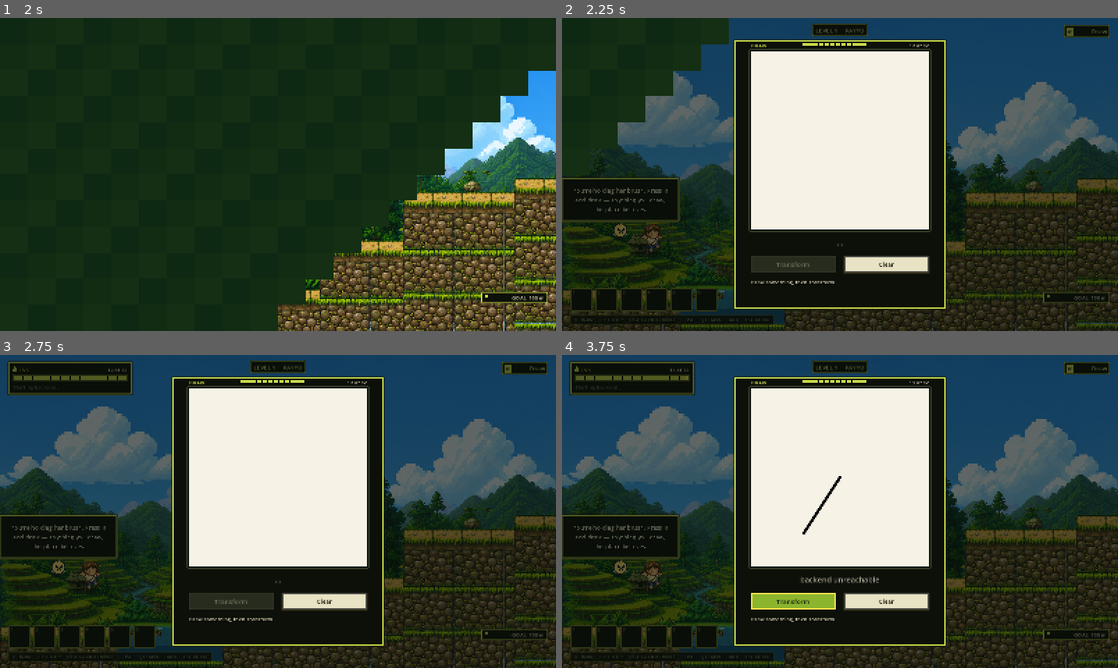
Above: before the commit, frames 1-4 (two rows, left to right).
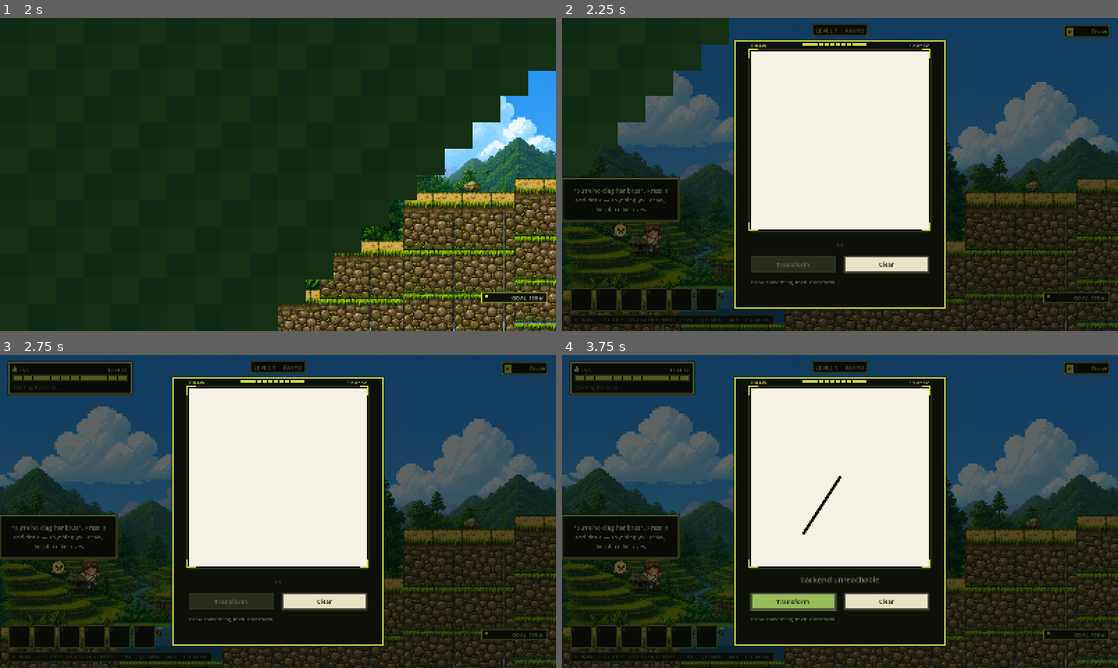
Above: after the commit, the same moments.

Repository: hyuuuan/OBRA
Game: Godot game, scene res://ui/main_menu.tscn
The game is run twice, just before and just after one commit, with the same random seed, the same clock (stepped at 60 frames per second) and the same inputs.
Inputs (mouse positions are in pixels of both pictures, inside the frame that each line leads up to):
- Up to frame 1 (2 s): click "PLAY" at 0.5 s; click "LEVEL 1" at 1.25 s
- Up to frame 2 (2.25 s): tap R (redraw) at 2 s; move the mouse to (962, 158) at 2.02 s; hold D (move_right) from 2.03 s (still down); hold E (interact) from 2.03 s (still down); click (962, 158) at 2.17 s
- Up to frame 3 (2.75 s): keep holding D (move_right); keep holding E (interact); tap Space (jump) at 2.27, 2.57 s
- Up to frame 4 (3.75 s): release D (move_right) at 2.75 s; release E (interact) at 2.75 s; click "Clear" at 2.75 s; tap R (redraw) at 3.5 s; drag from (840, 477) to (734, 642) at 3.52 s

Frame 1 is identical in both runs. In frame 2, 0.1% of the frame differs, in the area x 33-67%, y 9-86%; in frame 3, 0.1%; in frame 4, 1.1%.

Commit message:
Frame the page the player draws on, and stop the panel building its own buttons
The drawing panel had two StyleBoxes of its own -- a page edge and a green primary
button -- built inline with values typed in by hand. The button was the same green
as the pause menu's RESUME by coincidence rather than by construction, and the page
edge was a third dark ring that happened to be close to the trough every other
inset in the game uses. Both are now the shared ones, so neither can drift.

The page also gets the corner brackets from the HUD sheet. Not a full second ring,
which would be a third frame inside two others: four corners are enough to say
"this square is the thing you are working in", and they leave the middle of the
page -- which is the drawing -- alone.

The running guess stops being tinted with modulate and takes a font colour instead.
Modulate multiplies whatever the label already is, so the same three tints read
differently the moment the label's own colour changes, which it just did. Sure is
pale lime, unsure is the warm ink colour, and no guess yet is muted.

Diff:
--- a/game/scripts/draw_panel.gd
+++ b/game/scripts/draw_panel.gd
@@ -203,7 +203,9 @@
 	# Colour carries the same judgement the Transform gate will apply, so the player can
 	# tell "it knows what this is" from "it is guessing" without reading the number.
 	var sure: bool = confidence >= 0.6 and margin >= 0.15
-	guess_label.modulate = Color(0.55, 0.95, 0.6) if sure else Color(0.95, 0.85, 0.45)
+	guess_label.modulate = Color.WHITE
+	guess_label.add_theme_color_override(&"font_color",
+		UISkin.LIME_PALE if sure else UISkin.PENDING)
 	transform_button.text = "Transform into %s" % display_name if sure else "Transform"
 
 
@@ -219,7 +221,7 @@
 	# player has simply not drawn enough of anything yet.
 	if not message.is_empty():
 		guess_label.text = message
-		guess_label.modulate = Color(0.7, 0.7, 0.72)
+		guess_label.add_theme_color_override(&"font_color", UISkin.MUTED)
 
 
 ## Dress the panel in the game's own language.
@@ -229,7 +231,7 @@
 ## the game. Everything below is appearance -- no node is added or removed that the panel's
 ## behaviour depends on.
 func _style_panel() -> void:
-	scrim.color = Color(0.03, 0.05, 0.03, 0.62)
+	scrim.color = Color(UISkin.INK.r, UISkin.INK.g, UISkin.INK.b, 0.62)
 	# The ColorRect stops painting its own slab; a Panel behind everything carries the
 	# frame instead, because a ColorRect cannot hold a stylebox.
 	panel_root.set("color", Color(0.0, 0.0, 0.0, 0.0))
@@ -244,12 +246,21 @@
 	# The page, set into the frame rather than lying on it.
 	var page := Panel.new()
 	page.name = "PageEdge"
-	page.add_theme_stylebox_override(&"panel", _page_edge())
+	page.add_theme_stylebox_override(&"panel", UISkin.well())
 	page.mouse_filter = Control.MOUSE_FILTER_IGNORE
 	page.position = Vector2(42.0, 26.0)
 	page.size = Vector2(524.0, 524.0)
 	panel_root.add_child(page)
 	panel_root.move_child(page, 1)
+
+	# Brackets at the four corners, drawn OVER the page rather than around it. A full
+	# second ring would be a third frame inside two others; four corners say "this square
+	# is the thing you are working in" and then get out of the way of the drawing.
+	var brackets := PageBrackets.new()
+	brackets.name = "PageBrackets"
+	brackets.position = page.position
+	brackets.size = page.size
+	panel_root.add_child(brackets)
 	var paper := canvas_viewport.get_node_or_null("Paper") as ColorRect
 	if paper != null:
 		# Paper, not printer white. The ink is black and the drawing is the point, so this
@@ -259,16 +270,14 @@
 	_build_header()
 
 	guess_label.add_theme_font_size_override(&"font_size", 22)
-	status.add_theme_font_size_override(&"font_size", 15)
-	status.add_theme_color_override(&"font_color", HudPanel.CREAM)
+	status.add_theme_font_size_override(&"font_size", UISkin.FONT_CAPTION)
+	status.add_theme_color_override(&"font_color", UISkin.MUTED)
 
 	# Hierarchy: one of these is the thing you came here to do and the other undoes your
-	# work. They were identical twins.
-	for state in [&"normal", &"hover", &"pressed", &"focus"]:
-		transform_button.add_theme_stylebox_override(state, _primary_button(state == &"hover"))
-	transform_button.add_theme_color_override(&"font_color", Color(0.08, 0.13, 0.055))
-	transform_button.add_theme_color_override(&"font_hover_color", Color(0.04, 0.08, 0.035))
-	transform_button.add_theme_color_override(&"font_disabled_color", Color(0.4, 0.45, 0.35))
+	# work. They were identical twins. It is a family now rather than a stylebox built
+	# here, so the green button in this panel and the green button on the pause menu
+	# cannot drift apart.
+	transform_button.theme_type_variation = &"PrimaryButton"
 	transform_button.add_theme_font_size_override(&"font_size", 19)
 	clear_button.add_theme_font_size_override(&"font_size", 17)
 
@@ -278,8 +287,7 @@
 	var caption := Label.new()
 	caption.name = "Caption"
 	caption.text = "DRAW"
-	caption.add_theme_font_size_override(&"font_size", 15)
-	caption.add_theme_color_override(&"font_color", HudPanel.LIME)
+	caption.theme_type_variation = &"HudCaption"
 	caption.position = Vector2(48.0, 4.0)
 	caption.mouse_filter = Control.MOUSE_FILTER_IGNORE
 	panel_root.add_child(caption)
@@ -288,8 +296,7 @@
 	_ink_value.name = "InkValue"
 	_ink_value.text = ""
 	_ink_value.horizontal_alignment = HORIZONTAL_ALIGNMENT_RIGHT
-	_ink_value.add_theme_font_size_override(&"font_size", 15)
-	_ink_value.add_theme_color_override(&"font_color", HudPanel.CREAM)
+	_ink_value.theme_type_variation = &"HudValue"
 	_ink_value.position = Vector2(392.0, 4.0)
 	_ink_value.size = Vector2(168.0, 20.0)
 	_ink_value.mouse_filter = Control.MOUSE_FILTER_IGNORE
@@ -315,24 +322,6 @@
 		floori(maxf(0.0, ink_manager.remaining())), roundi(ink_manager.capacity)]
 
 
-func _page_edge() -> StyleBoxFlat:
-	var box := StyleBoxFlat.new()
-	box.bg_color = Color(0.06, 0.08, 0.06, 1.0)
-	box.border_color = Color(0.35, 0.4, 0.26, 1.0)
-	box.set_border_width_all(2)
-	box.set_corner_radius_all(2)
-	return box
-
-
-func _primary_button(bright: bool) -> StyleBoxFlat:
-	var box := StyleBoxFlat.new()
-	box.bg_color = Color(0.72, 0.82, 0.23, 1.0) if bright else Color(0.55, 0.71, 0.18, 1.0)
-	box.border_color = Color(0.98, 0.9, 0.31, 1.0)
-	box.set_border_width_all(3)
-	box.set_corner_radius_all(2)
-	return box
-
-
 func _clear_guess() -> void:
 	_forget_guess()
 	_guessed_revision = -1
@@ -345,7 +334,7 @@
 	_guess_confidence = 0.0
 	_guess_margin = 0.0
 	guess_label.text = "…"
-	guess_label.modulate = Color(0.62, 0.64, 0.68)
+	guess_label.add_theme_color_override(&"font_color", UISkin.MUTED)
 	transform_button.text = "Transform"
 
 
@@ -508,3 +497,29 @@
 	_open_tween.tween_property(panel_root, "scale", Vector2.ONE, 0.18) \
 		.set_trans(Tween.TRANS_BACK) \
 		.set_ease(Tween.EASE_OUT)
+
+
+## Four corner brackets, sized to whatever rect they are given.
+class PageBrackets extends Control:
+	## How far along each edge a bracket runs, and how thick it is drawn.
+	const ARM := 26.0
+	const WEIGHT := 4.0
+
+	func _init() -> void:
+		mouse_filter = Control.MOUSE_FILTER_IGNORE
+
+	func _draw() -> void:
+		var w := size.x
+		var h := size.y
+		for corner: Vector2 in [Vector2(0, 0), Vector2(1, 0), Vector2(0, 1), Vector2(1, 1)]:
+			var x := corner.x * w
+			var y := corner.y * h
+			var dx := 1.0 if corner.x < 0.5 else -1.0
+			var dy := 1.0 if corner.y < 0.5 else -1.0
+			# Drawn inward from the corner, so a bracket never leaves the page it marks.
+			draw_rect(Rect2(
+				Vector2(minf(x, x + dx * ARM), minf(y, y + dy * WEIGHT)),
+				Vector2(ARM, WEIGHT)), UISkin.LIME)
+			draw_rect(Rect2(
+				Vector2(minf(x, x + dx * WEIGHT), minf(y, y + dy * ARM)),
+				Vector2(WEIGHT, ARM)), UISkin.LIME)
